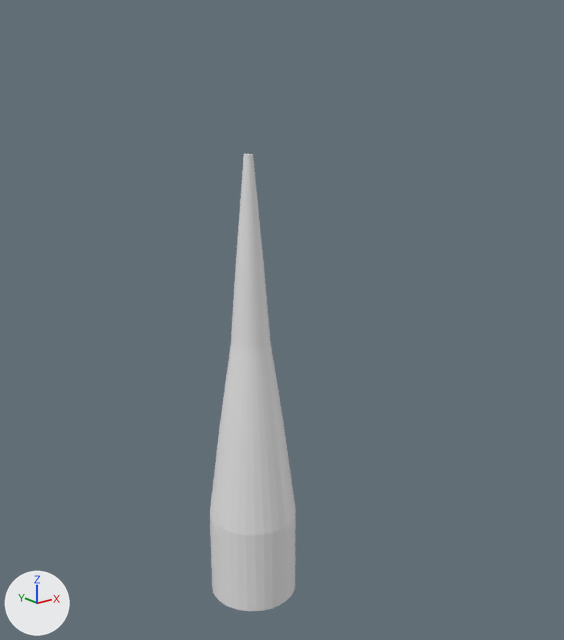
What one commit did to the Blender file Env_Tree_Normal_A.blend.
One viewpoint serves both versions: a camera (50 mm lens) standing at (-9.53, -12.99, 10.69) and looking at (0.23, -0.8, 5.81). Every picture has the same lights, and +X, +Y and +Z are marked at lower left. The picture after the commit comes second.
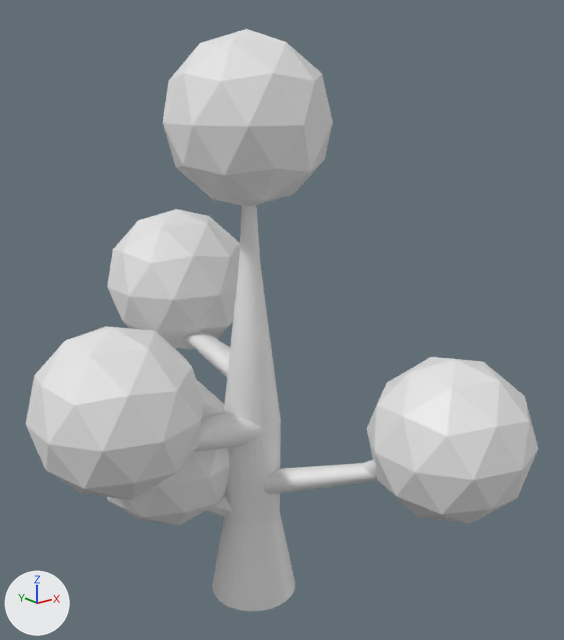
Where the change shows, as pixel boxes [x1, y1, x2, y2] in the pictures (564 x 640 px; the box of a moved part takes in the faces that stretch with it):
'Cylinder', reshaped: before [210, 154, 296, 611]; after [185, 205, 378, 611]
'Icosphere.004', added: after [26, 326, 204, 500]
'Icosphere.002', added: after [163, 29, 333, 206]
'Icosphere.001', added: after [367, 357, 538, 524]
'Icosphere.003', added: after [107, 209, 240, 349]
'Icosphere.006', added: after [107, 381, 230, 526]
part 1 of me_cylinder, added: after [194, 411, 271, 452]
part 2 of me_cylinder, added: after [206, 494, 232, 518]
part 3 of me_cylinder, added: after [263, 460, 378, 494]
part 4 of me_cylinder, added: after [185, 332, 230, 377]
part 5 of me_cylinder, moved or reshaped: before [210, 345, 296, 611]; after [212, 345, 295, 611]
part 6 of me_cylinder, cut back: before [231, 154, 271, 350]; after [231, 205, 271, 350]

What changed in the scene script:
```text
Change me_cylinder:
    used by ob_cylinder; location = (0.0, 0.0, 0.0)
    remove me_cylinder.from_pydata(...)  # 192 vertices, 162 faces; spans x -1.0..1.0, y -1.0..1.0, z -1.0..9.17
    add me_cylinder.from_pydata(...)  # 672 vertices, 515 faces; spans x -4.18..1.63, y -3.44..3.62, z -1.0..9.54
    me_cylinder part 1: a new loose piece of 128 vertices spanning x -4.18..0.61, y -0.55..0.55, z 2.89..4.86
    me_cylinder part 2: a new loose piece of 128 vertices spanning x -2.16..0.55, y -0.37..2.11, z 0.64..2.9
    me_cylinder part 3: a new loose piece of 96 vertices spanning x -0.39..1.63, y -3.44..0.41, z 1.51..3.46
    me_cylinder part 4: a new loose piece of 96 vertices spanning x -0.96..0.43, y -0.38..3.62, z 4.1..5.96
    me_cylinder part 5
    5 vertices in x -0.27..0.27, y 0.66..0.71, z 3.25 move by (0.0, -0.16, 0.0)
    5 vertices in x -0.27..0.27, y -0.71..-0.66, z 3.25 move by (0.0, 0.16, 0.0)
    52 vertices move from x -1.0..1.0, y -1.0..1.0, z 1.0..3.25 to x -0.7..0.7, y -0.62..0.67, z 0.97..3.25
    me_cylinder part 6
    1 face is deleted
    32 vertices move from x -0.29..0.29, y -0.29..0.29, z 6.9 to x -0.23..0.23, y -0.23..0.23, z 6.9
    32 vertices are added at x -0.14..-0.1, y 0.31..0.35, z 9.54
    33 new faces join them
Add me_icosphere_014:
    me_icosphere_014.from_pydata(...)  # an icosphere of 80 faces spanning x -0.95..0.95, y -1.0..1.0, z -1.0..1.0
Add ob_icosphere_002:
    ob_icosphere_002 = bpy.data.objects.new('Icosphere.002', me_icosphere_014)
    ob_icosphere_002.location = (0.0, 0.0, 9.82)
    ob_icosphere_002.scale = (1.73, 1.73, 1.73)
Add ob_icosphere_004:
    ob_icosphere_004 = bpy.data.objects.new('Icosphere.004', me_icosphere_014.copy())
    ob_icosphere_004.location = (-3.23, 0.0, 4.43)
    ob_icosphere_004.scale = (1.73, 1.73, 1.73)
Add ob_icosphere_006:
    ob_icosphere_006 = bpy.data.objects.new('Icosphere.006', me_icosphere_014.copy())
    ob_icosphere_006.location = (-1.39, 1.4, 2.47)
    ob_icosphere_006.scale = (1.73, 1.73, 1.73)
Add ob_icosphere_003:
    ob_icosphere_003 = bpy.data.objects.new('Icosphere.003', me_icosphere_014.copy())
    ob_icosphere_003.location = (0.0, 2.88, 5.97)
    ob_icosphere_003.scale = (1.73, 1.73, 1.73)
Add ob_icosphere_001:
    ob_icosphere_001 = bpy.data.objects.new('Icosphere.001', me_icosphere_014.copy())
    ob_icosphere_001.location = (2.27, -3.76, 3.6)
    ob_icosphere_001.scale = (1.73, 1.73, 1.73)
```
